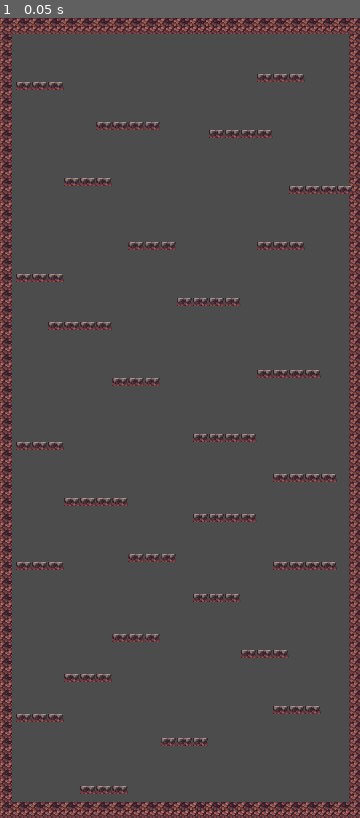
Above: before the commit, frame 1.
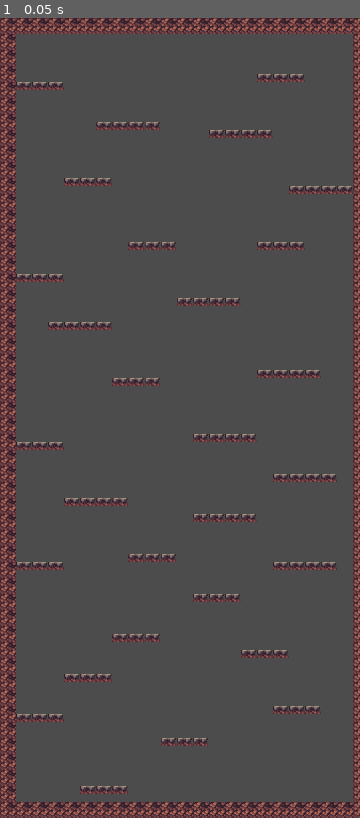
Above: after the commit, the same moment.

Repository: kachen10/jumping_families
Game: Godot game, scene res://src/levels/Walls.tscn
The game is run twice, just before and just after one commit, with the same random seed, the same clock (stepped at 60 frames per second) and the same inputs. This scene is started directly instead of the project's main scene.
Inputs:
- Up to frame 1 (0.05 s): no input

The runs differ from the first frame. In frame 1, 8.0% of the frame differs, in the area x 0-100%, y 0-100%.

Commit message:
Level1
Update map

Diff:
--- a/jumping_families/project.godot
+++ b/jumping_families/project.godot
@@ -31,20 +31,6 @@
 window/size/resizable=false
 window/stretch/mode="2d"
 
-[layer_names]
-
-2d_physics/layer_1="Minions"
-2d_physics/layer_2="Walls"
-2d_physics/layer_3="Platforms"
-2d_physics/layer_4="World"
-
-[display]
-
-window/size/width=720
-window/size/height=1600
-window/size/resizable=false
-window/stretch/mode="2d"
-
 [rendering]
 
 environment/default_environment="res://default_env.tres"
--- a/jumping_families/src/levels/Walls.tscn
+++ b/jumping_families/src/levels/Walls.tscn
@@ -46,7 +46,6 @@
 [node name="Wall" type="Node2D"]
 
 [node name="TileMap" type="TileMap" parent="."]
-position = Vector2( -8, 0 )
 scale = Vector2( 1.00376, 0.999862 )
 tile_set = SubResource( 3 )
 cell_size = Vector2( 32, 32 )
Not shown, changed: jumping_families/Assets/PIPOYA FREE RPG Character Sprites NEKONIN/pipo-nekonin001.png.import
Not shown, changed: jumping_families/Assets/PIPOYA FREE RPG Character Sprites NEKONIN/pipo-nekonin002.png.import
Not shown, changed: jumping_families/Assets/PIPOYA FREE RPG Character Sprites NEKONIN/pipo-nekonin003.png.import
Not shown, changed: jumping_families/Assets/PIPOYA FREE RPG Character Sprites NEKONIN/pipo-nekonin004.png.import
Not shown, changed: jumping_families/Assets/PIPOYA FREE RPG Character Sprites NEKONIN/pipo-nekonin005.png.import
Not shown, changed: jumping_families/Assets/PIPOYA FREE RPG Character Sprites NEKONIN/pipo-nekonin006.png.import
Not shown, changed: jumping_families/Assets/PIPOYA FREE RPG Character Sprites NEKONIN/pipo-nekonin007.png.import
Not shown, changed: jumping_families/Assets/PIPOYA FREE RPG Character Sprites NEKONIN/pipo-nekonin008.png.import
Not shown, changed: jumping_families/Assets/PIPOYA FREE RPG Character Sprites NEKONIN/pipo-nekonin009.png.import
Not shown, changed: jumping_families/Assets/PIPOYA FREE RPG Character Sprites NEKONIN/pipo-nekonin010.png.import
Not shown, changed: jumping_families/Assets/PIPOYA FREE RPG Character Sprites NEKONIN/pipo-nekonin011.png.import
Not shown, changed: jumping_families/Assets/PIPOYA FREE RPG Character Sprites NEKONIN/pipo-nekonin012.png.import
(and 21 more such lines)
